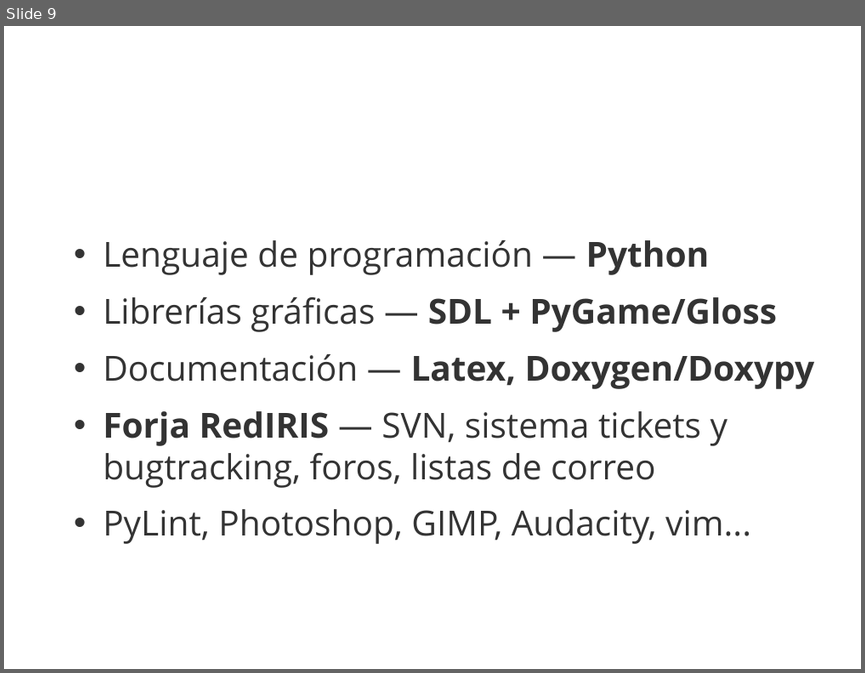
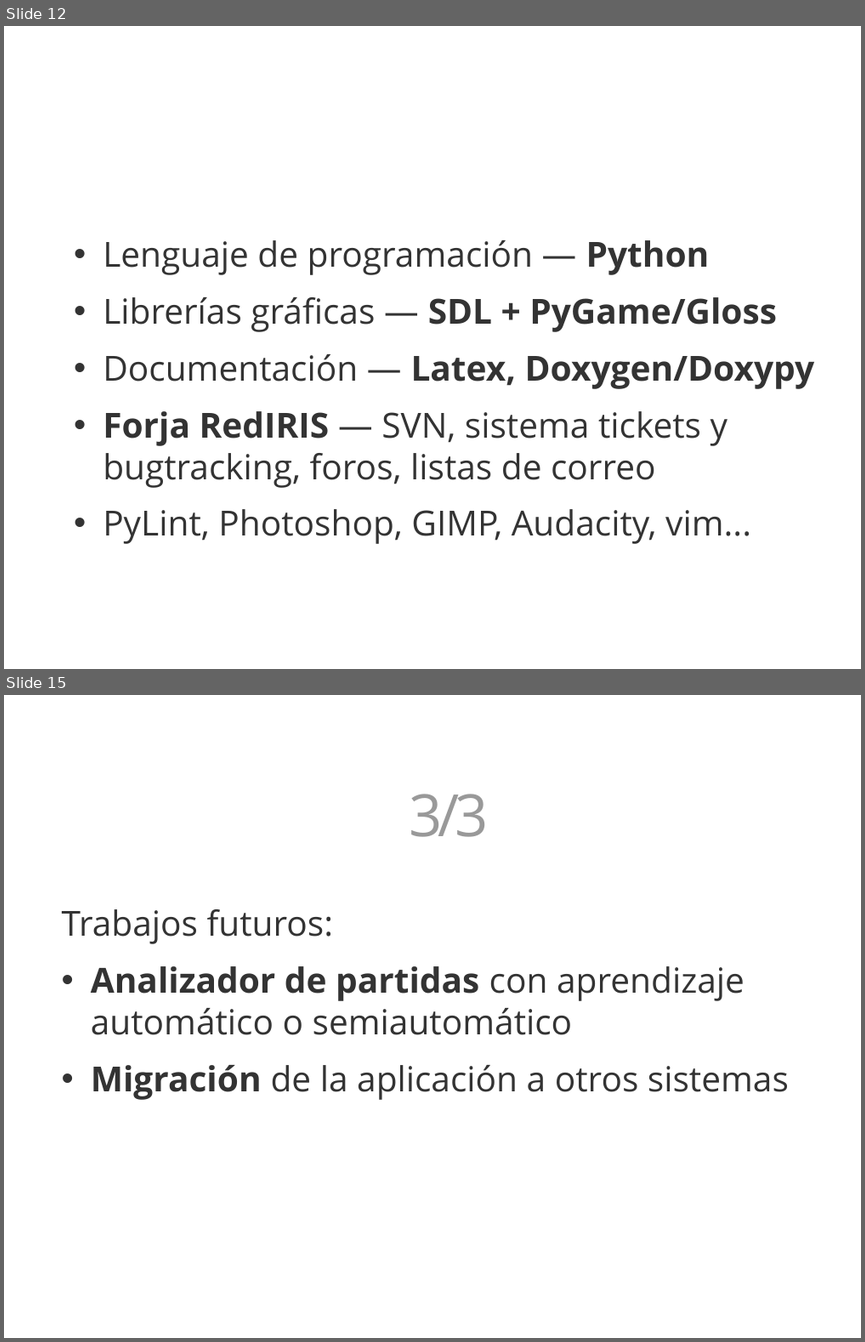
Before and after one commit to 3oheme/dominous, a slide deck: docs/presentacion/presentacion.odp. Shown one above the other, each under a label of ours: slide 9 before the commit, slides 12 and 15 after it; the slides between them are not shown. The pictures are 865x673 and 865x1342 pixels, drawn with LibreOffice and Linux fonts; fonts in the diff are those of the drawing; background and template pictures are left out. Boxes give left, top, right and bottom in pixels: in the first picture for what was removed or moved away, otherwise in the second. Text is boxed around its words. In the diff, an @@ line names an element or a change of style, - is before the commit and + after.

```diff
--- a/docs/presentacion/presentacion.odp
+++ b/docs/presentacion/presentacion.odp
@@ slide 15 added at (4,695,861,1338), background picture (left out) @@
@@ text added at (409,794,488,837), 54 pt, text #FFFFFF, bold @@
+Conclusiones 3/3
@@ text added at (62,909,789,1100), 32 pt, text #333333 @@
+Trabajos futuros:
+• Analizador de partidas con aprendizaje automático o semiautomático
+• Migración de la aplicación a otros sistemas
@@ what was slide 9 is now slide 12 @@
```
Also in this commit, not shown: 1 slide changed, 6 other slides added, 1 other file.
